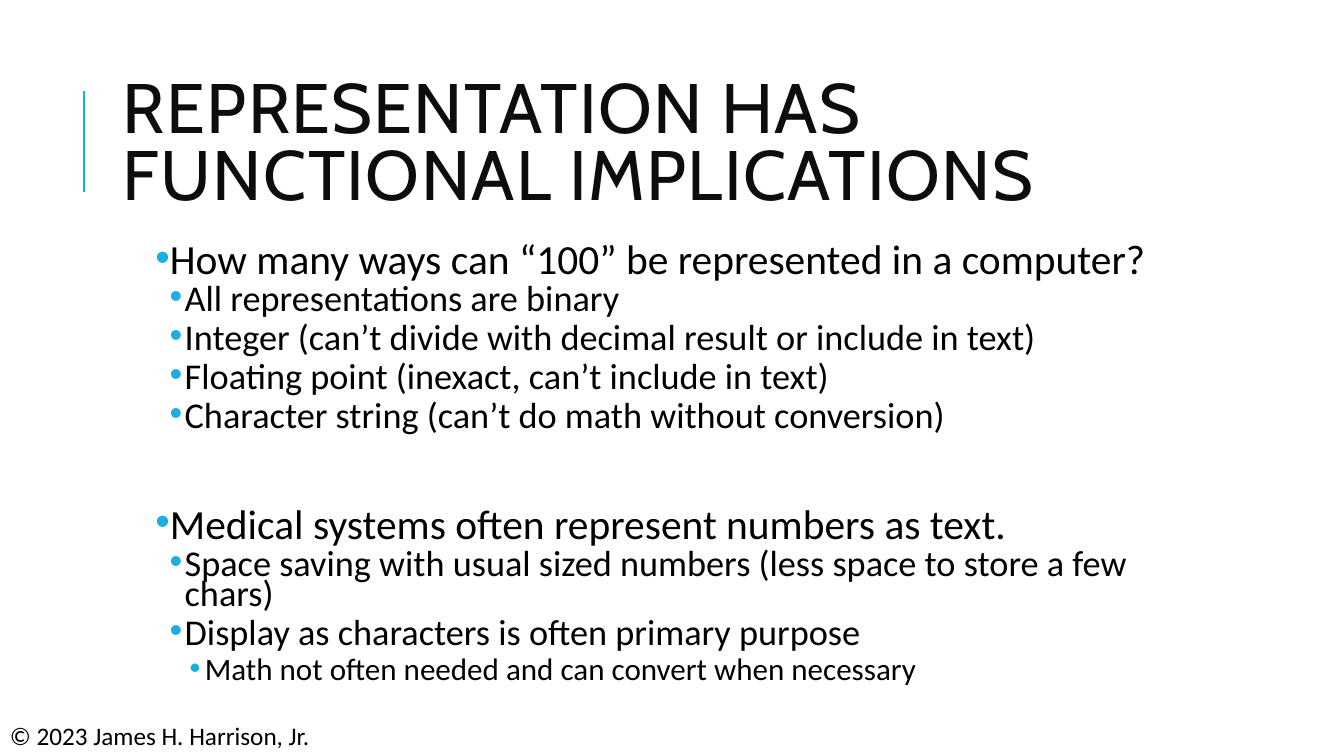
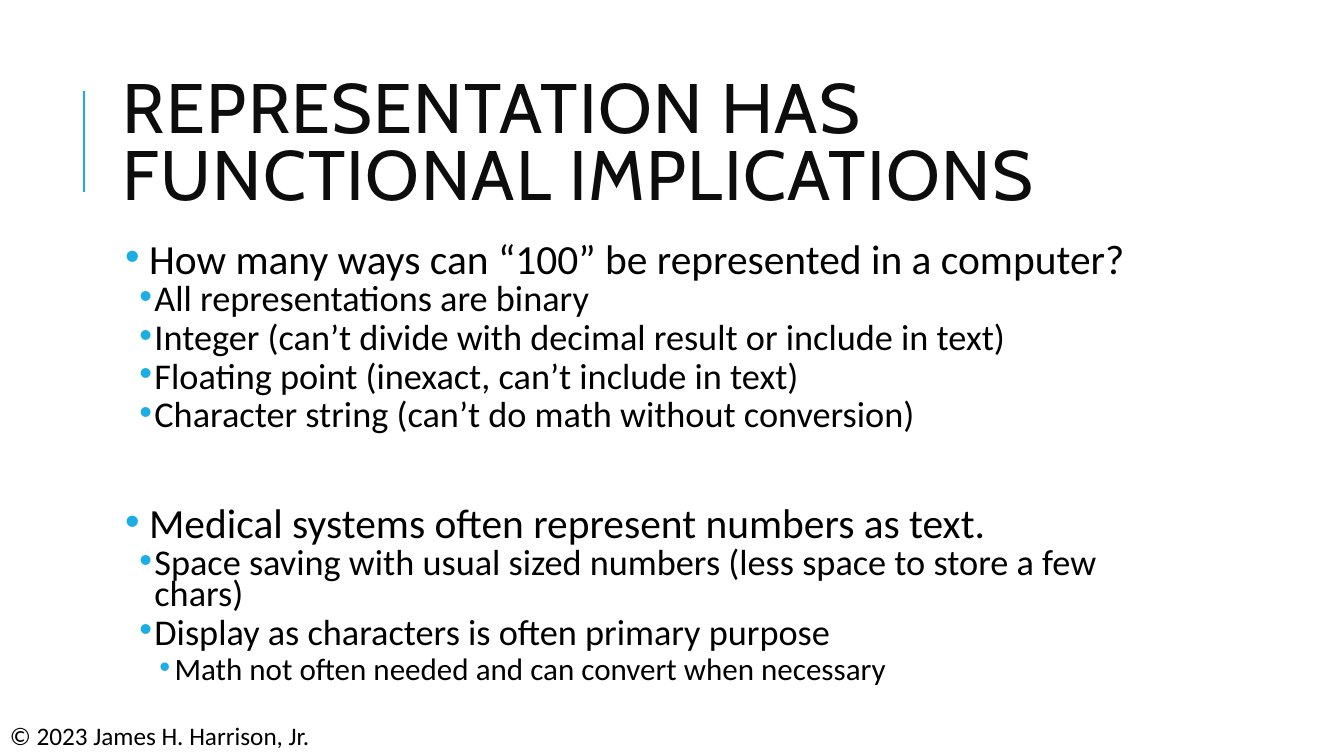
Before and after one commit to pcmathias/MSACL-data-literacy, a slide deck: slide 21 of presentations/DS 100 - Data Literacy and Management Basics.pptx (slide 20 before the commit). Drawn at 1344x756 pixels with LibreOffice and Linux fonts; fonts in the diff are those of the drawing. Boxes give left, top, right and bottom in pixels: in the first picture for what was removed or moved away, otherwise in the second. Text is boxed around its words. In the diff, an @@ line names an element or a change of style, - is before the commit and + after.

```diff
--- a/presentations/DS 100 - Data Literacy and Management Basics.pptx
+++ b/presentations/DS 100 - Data Literacy and Management Basics.pptx
@@ text "How many ways can “100” ...": place and size @@
-text "How many ways can “100” ..." at bbox=[170, 244, 1145, 685]
+text "How many ways can “100” ..." at bbox=[149, 244, 1124, 685]
```
Also in this commit, not shown: 13 other slides changed, 10 slides added.
